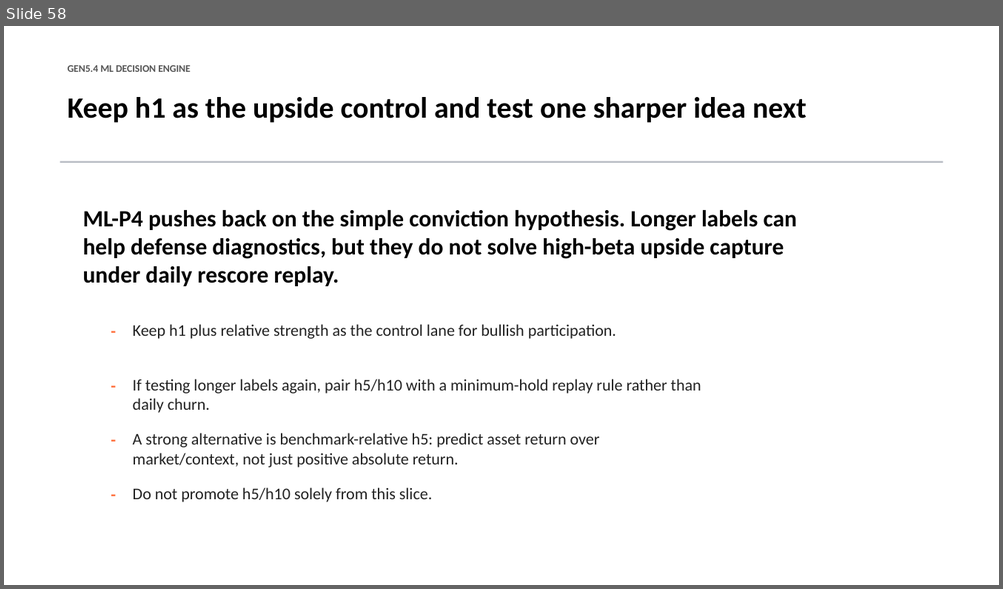
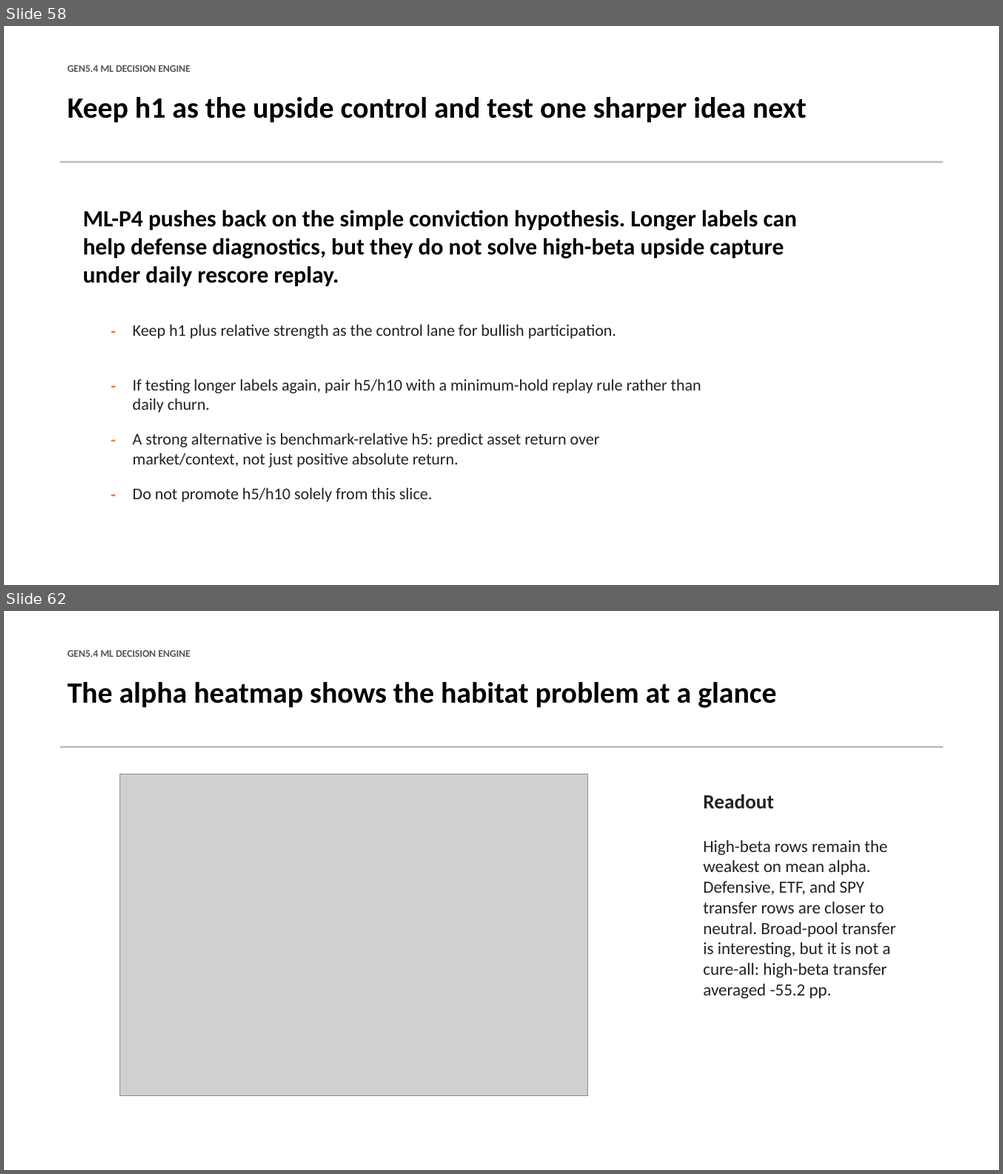
Before and after one commit to Francisc0Franc0/Time-Series-Modeling-Gen5, a slide deck: presentations/gen5_4_ml_decision_engine_incremental_build.pptx. Shown one above the other, each under a label of ours: slide 58 before the commit, slides 58 and 62 after it; the slides between them are not shown. The pictures are 1003x589 and 1003x1174 pixels, drawn with LibreOffice and Linux fonts; fonts in the diff are those of the drawing; grey boxes stand for pictures. Boxes give left, top, right and bottom in pixels: in the first picture for what was removed or moved away, otherwise in the second. Text is boxed around its words. In the diff, an @@ line names an element or a change of style, - is before the commit and + after.

```diff
--- a/presentations/gen5_4_ml_decision_engine_incremental_build.pptx
+++ b/presentations/gen5_4_ml_decision_engine_incremental_build.pptx
@@ slide 62 added at [4, 611, 999, 1170], background #FFFFFF @@
@@ text added at [68, 650, 190, 657], 9.8 pt, text #555555, bold @@
+GEN5.4 ML DECISION ENGINE
@@ text added at [68, 682, 776, 708], 28.5 pt, text #000000, bold @@
+The alpha heatmap shows the habitat problem at a glance
@@ rectangle added at [60, 746, 942, 748], fill #B8BCC4 @@
@@ picture added at [119, 775, 587, 1096] @@
@@ text added at [703, 795, 774, 809], 19.5 pt, text #222222, bold @@
+Readout
@@ text added at [703, 840, 896, 999], 16.5 pt, text #222222 @@
+High-beta rows remain the weakest on mean alpha. Defensive, ETF, and SPY transfer rows are closer to neutral. Broad-pool transfer is interesting, but it is not a cure-all: high-beta transfer averaged -55.2 pp.
```
Also in this commit, not shown: 8 other slides added, 6 other files.
